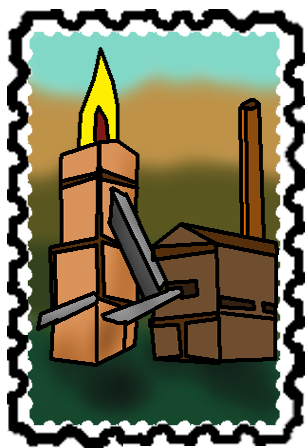
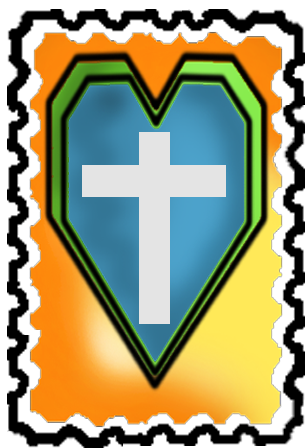
Layer changes from the first 307 × 448 image to the second:
added layer "Retângulo 1 copiar" above "Retângulo 1" over (139, 132, 170, 324)
added layer "Retângulo 1" above "Camada 8" over (82, 165, 226, 197)
added layer "Camada 8" above "Camada 8 copiar" over (57, 70, 255, 381)
added layer "Camada 8 copiar" above "Camada 7" over (43, 48, 270, 394)
hid "Camada 2" over (36, 47, 279, 367)
hid "Camada 5" over (27, 31, 281, 426)
painted on "Camada 6" over (27, 31, 283, 428)
showed "Camada 4" over (27, 31, 283, 428)
